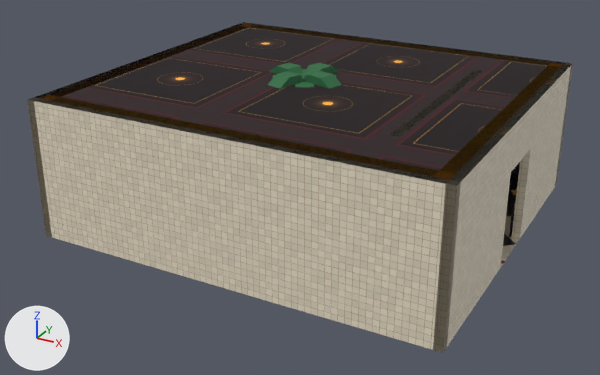
The glTF model tools/paquet_essai/casino_minuit/decor/zone-R-WC-O.glb, before and after one commit.
Before and after are seen from a 50 mm camera at (-26.07, -42.69, 9.07) aimed at (-35.19, -26.11, 0.78). The lights are fixed; the arrows at lower left show +X, +Y and +Z. The picture after the commit comes second. Where no turn or scale is listed for an object, it has been applied to the vertices.

Names of what the first picture shows: 'props.001', 'static', 'static.001', 'static.002', 'static.003', 'static.004'.
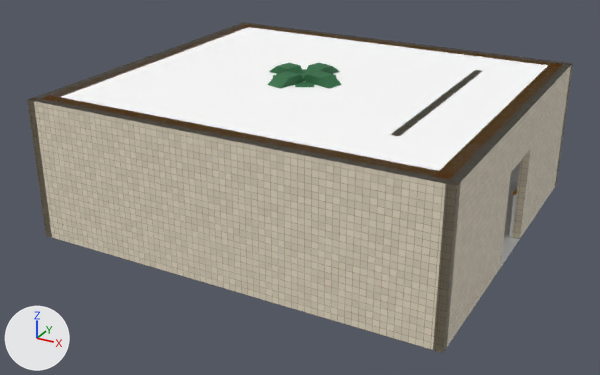
What the commit changed:
Picture 'matiere.png' (img_matiere_png) is new.
Material 'da.damier' (mat_da_damier) changes its picture from img_5796a0821b1410aa_png to img_matiere_png.
Material 'da.plafondBas' (mat_da_plafondbas) changes its picture from img_9be791e16c2f94d6_png to img_matiere_png.
Material 'da.marbreNoir' (mat_da_marbrenoir) changes its picture from img_c68ceb6d1e4fd50d_png to img_matiere_png.

Boxes (x1, y1, x2, y2) around the edits, measured in the pictures (600 x 375 px):
'static.001', surface changed (black to white): (34, 22, 572, 186) in both
'static', surface changed (lighter): (500, 180, 520, 268) in both
'static.003', surface changed (black to grey): (509, 162, 520, 237) in both
